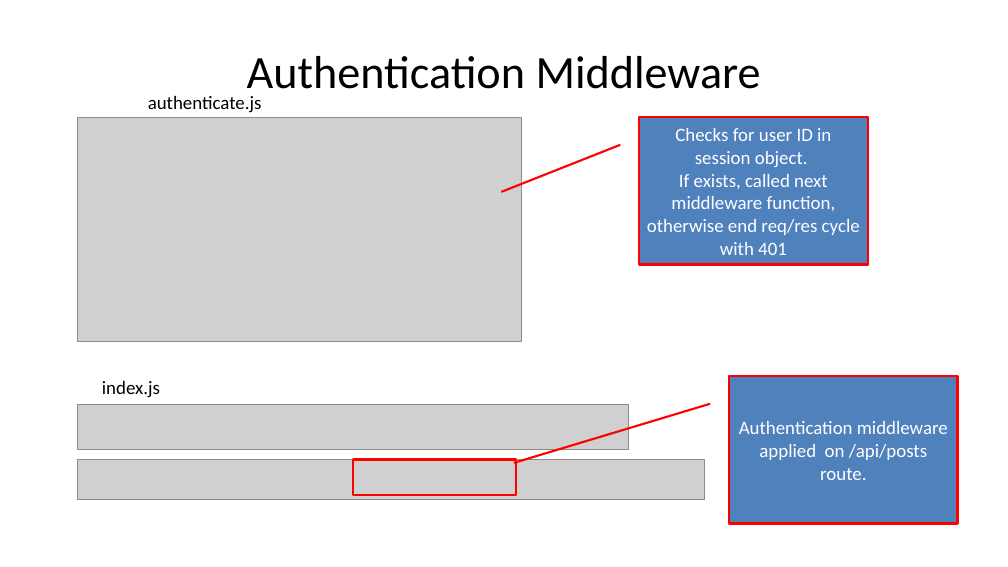
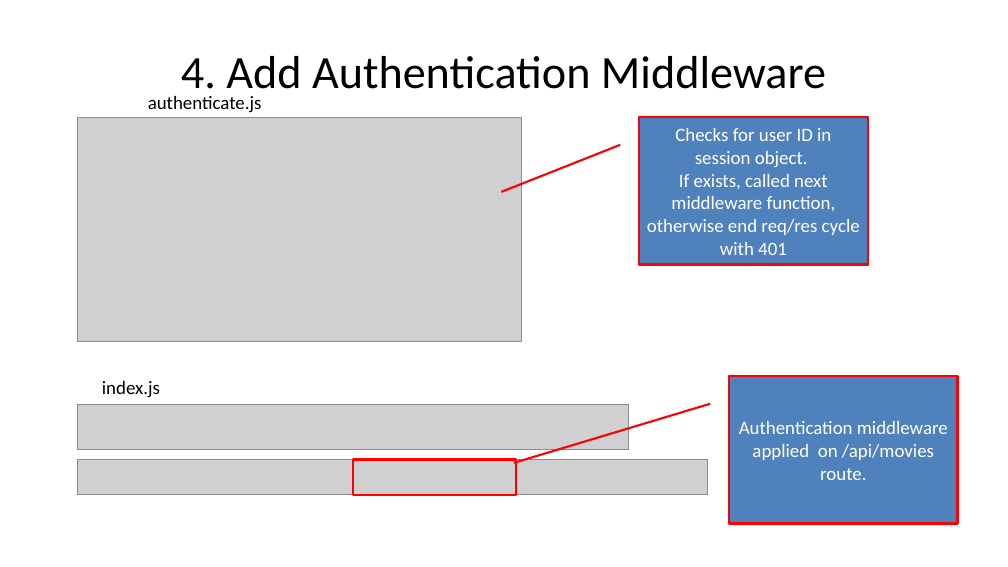
Before and after one commit to diarmuidoconnor/wad2, a slide deck: slide 41 of topic09/talk-0/mongoDB-2020.pptx (slide 40 before the commit). Drawn at 1008x567 pixels with LibreOffice and Linux fonts; fonts in the diff are those of the drawing; grey boxes stand for pictures. Boxes give left, top, right and bottom in pixels: in the first picture for what was removed or moved away, otherwise in the second. Text is boxed around its words. In the diff, an @@ line names an element or a change of style, - is before the commit and + after.

```diff
--- a/topic09/talk-0/mongoDB-2020.pptx
+++ b/topic09/talk-0/mongoDB-2020.pptx
@@ title at (181, 56, 826, 99): text changed @@
-Authentication Middleware
+4. Add Authentication Middleware
@@ text in border callout at (739, 421, 948, 480): text changed @@
-Authentication middleware applied on /api/posts route.
+Authentication middleware applied on /api/movies route.
@@ picture: place and size @@
-picture at (78, 460, 705, 500)
+picture at (78, 460, 708, 495)
```
Also in this commit, not shown: 12 other slides changed, 2 slides added, 3 slides removed, 23 other files.
